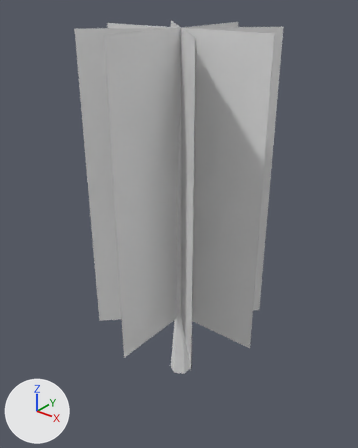
An edit to the glTF model models/world/Tree003.glb, drawn before and after from the same camera.
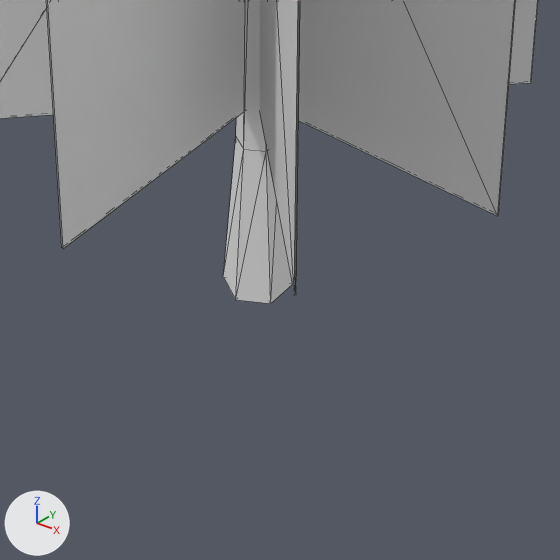
Each version appears first whole from a camera (50 mm lens) standing at (9.45, -11.91, 13.64) and looking at (-0.39, 0.38, 6.02), and next in a close-up on the part from 30% to 75% of the width and 64% to 100% of the height. The lights are fixed; the arrows at lower left show +X, +Y and +Z. The close-ups show mesh edges as thin lines. Vertices at the same position are counted once.

In view in the first close-up: 'tree03_obj'.
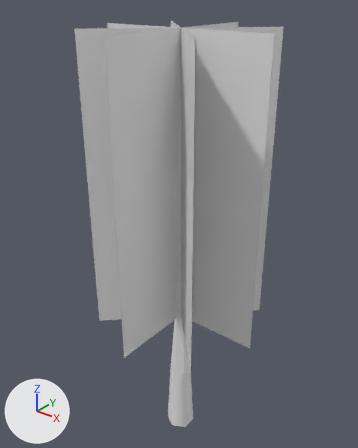
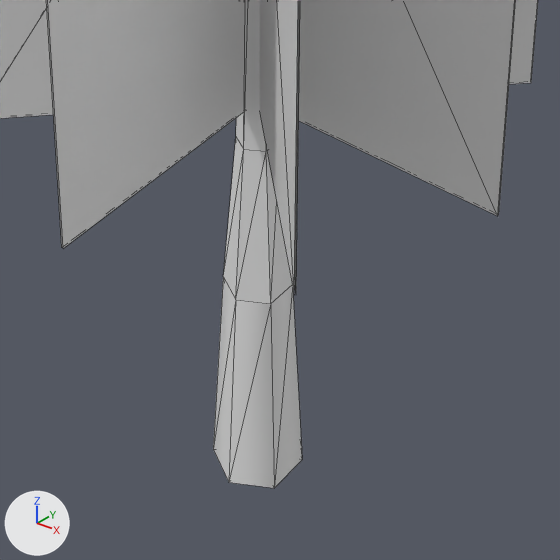
Changed parts and their boxes (x1, y1, x2, y2) in the close-ups (560 x 560 px):
'tree03_obj', reshaped
    before: (0, 0, 538, 304)
    after: (0, 0, 538, 488)
part 1 of me_tree03, built on
    after: (213, 277, 302, 488)

The change, as a list of edits to the scene's bpy script:
```text
Change me_tree03:
    used by ob_tree03_obj; location = (0.0, 0.0, 0.0)
    remove me_tree03.from_pydata(...)  # 52 vertices, 52 faces; spans x -3.0..3.0, y -3.0..3.0, z 0.0..12.5
    add me_tree03.from_pydata(...)  # 58 vertices, 64 faces; spans x -3.0..3.0, y -3.0..3.0, z -2.71..12.5
    me_tree03 part 1
    1 vertex is removed from x 0.0, y 0.0, z 0.0
    6 faces are deleted
    7 vertices are added at x -0.47..0.47, y -0.54..0.54, z -2.71
    18 new faces join them
```
